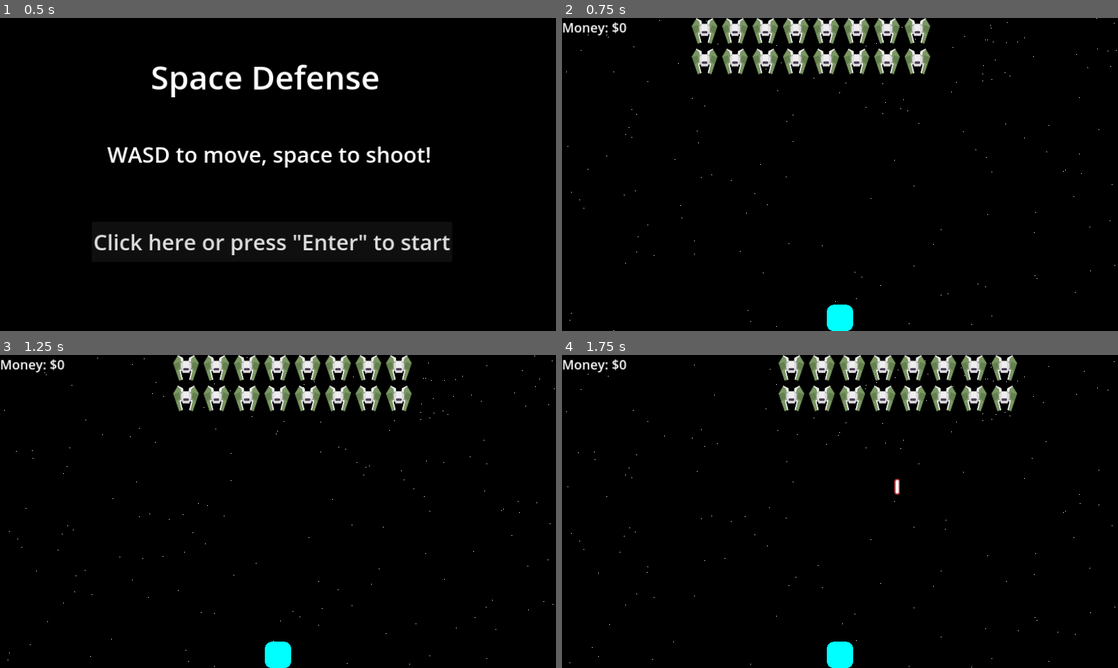
Above: before the commit, frames 1-4 (two rows, left to right).
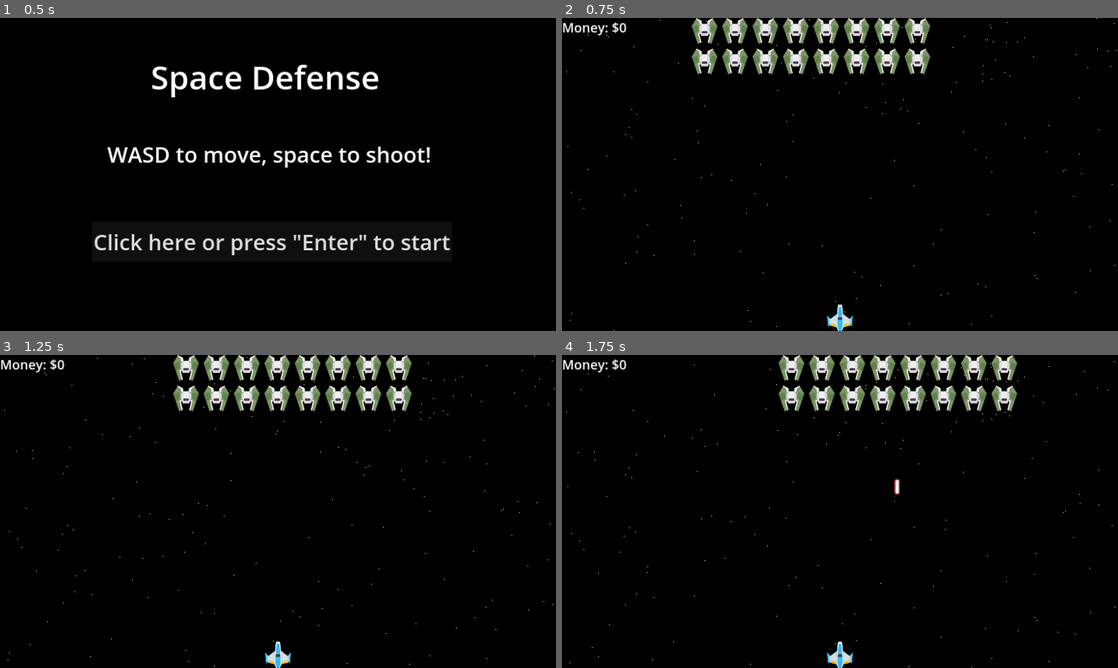
Above: after the commit, the same moments.

Repository: michael-j-coyne/space-defense
Game: Godot game, scene res://scenes/main.tscn
Two runs of this game, one before a commit and one after it. Both use one fixed random seed, a clock stepped at 60 frames per second and the inputs below.
Inputs (mouse positions are in pixels of both pictures, inside the frame that each line leads up to):
- Up to frame 1 (0.5 s): no input
- Up to frame 2 (0.75 s): click "Click here or press 'Enter' t…" at 0.5 s
- Up to frame 3 (1.25 s): no input
- Up to frame 4 (1.75 s): tap Enter (ui_accept) at 1.25 s; drag from (595, 364) to (840, 655) at 1.27 s

Frame 1 is identical in both runs. In frame 2, 0.4% of the frame differs, in the area x 47-53%, y 91-100%; in frame 3, 0.4%; in frame 4, 0.4%.

Commit message:
Use new sprite for player

Diff:
--- a/scenes/player.tscn
+++ b/scenes/player.tscn
@@ -1,7 +1,7 @@
 [gd_scene load_steps=7 format=3 uid="uid://dbi0jyorwh27f"]
 
 [ext_resource type="Script" path="res://scenes/player.gd" id="1_wxi1e"]
-[ext_resource type="Texture2D" uid="uid://c5h1yuqovn8gg" path="res://assets/player.png" id="3_53q6e"]
+[ext_resource type="Texture2D" uid="uid://cftdp5fyike00" path="res://assets/playerShip1_blue.png" id="2_t37gb"]
 [ext_resource type="PackedScene" uid="uid://ccns2m0ppd7u1" path="res://components/gun_component.tscn" id="4_imcly"]
 [ext_resource type="PackedScene" uid="uid://r7ndw7tqx7xk" path="res://components/hitbox_component.tscn" id="5_frb1s"]
 [ext_resource type="PackedScene" uid="uid://dq6hexvixj5ul" path="res://scenes/projectiles/player_projectiles/blue_laser.tscn" id="6_rysiu"]
@@ -9,17 +9,17 @@
 
 [node name="Player" type="Node2D"]
 position = Vector2(0, 690)
-scale = Vector2(0.230769, 0.230769)
+scale = Vector2(0.606061, 0.8)
 script = ExtResource("1_wxi1e")
 speed = 1000.0
 
 [node name="Sprite2D" type="Sprite2D" parent="."]
-texture = ExtResource("3_53q6e")
+texture = ExtResource("2_t37gb")
 
 [node name="HealthComponent" parent="." instance=ExtResource("6_v3it2")]
 
 [node name="GunComponent" parent="." instance=ExtResource("4_imcly")]
-position = Vector2(2.08165e-12, -130)
+position = Vector2(2.08165e-12, -35)
 cooldown = 0.01
 ammo = ExtResource("6_rysiu")
 projectile_speed = 1000.0
@@ -29,4 +29,4 @@
 health_component = NodePath("../HealthComponent")
 
 [node name="CollisionPolygon2D" type="CollisionPolygon2D" parent="HitboxComponent"]
-polygon = PackedVector2Array(102, -124.4, 102, -122.9, 120, -107.9, 120, -105.5, 130, -88, 130, 86.6, 119.3, 109, 117.8, 109, 103.8, 123, 101.5, 123, 88.3, 130, -88.6, 130, -105, 122.3, -105, 120.9, -120, 107.9, -120, 105.5, -130, 88, -130, -87.1, -124.4, -102, -122.9, -102, -107.9, -120, -105.8, -120, -100.8, -125, -98.3, -125, -86.7, -130, 87.1, -130)
+polygon = PackedVector2Array(12.5, -34.9, 16.2, -14.5, 17.1, -14.5, 35.8, -2.7, 42.6, -10.5, 49.3, -10.5, 49.5, 24.7, 46.6, 29.5, 42.7, 29.5, 39.7, 26.5, 16.4, 31.2, 11.9, 37.5, -12.2, 37.5, -18.4, 30.5, -22.8, 30.5, -39.8, 25.5, -45.2, 29.8, -47.5, 28.8, -47.5, 27.3, -49.5, 25.3, -49.5, -9.5, -48.9, -9.5, -41.5, -10.9, -41.5, -8.4, -35.9, -3.5, -17.5, -12.8, -12.5, -34.9, -12.5, -37.5, 12.5, -37.5)
